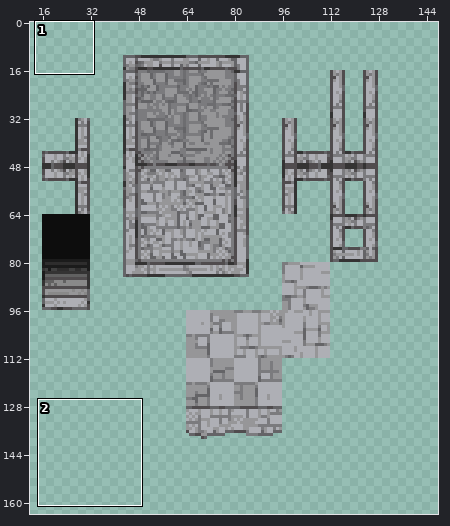
Two versions of one sprite sheet, assets/images/terrains/semi_surface.png. The first picture is a wide view before the edit; the outline marks the close-up.
Close-up. Before:
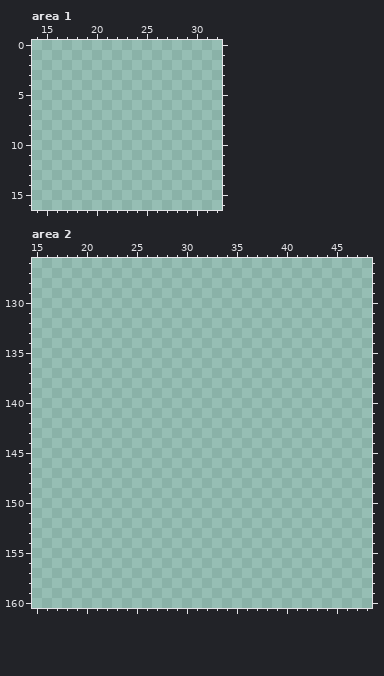
The file is 320x320 pixels. Colours within 5 levels of each other are drawn and written as one. Shown: area 1: x 14..32, y 0..16; area 2: x 15..48, y 126..160. The wide view leaves out empty margins. The commit also changed other parts of the picture, which this record leaves out.
And afterwards:
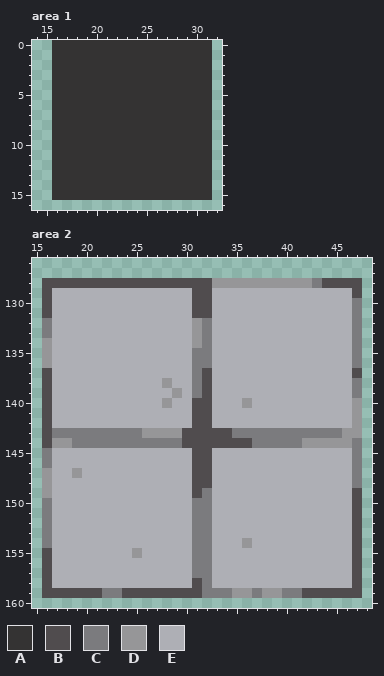
Palette (. is transparent): A #343333  B #504c4e  C #7b7b7e  D #969698  E #aeafb5
From old to new:
--- area 1
@@ x 14..32 @@
- 0 ...................
- 1 ...................
- 2 ...................
- 3 ...................
- 4 ...................
- 5 ...................
- 6 ...................
- 7 ...................
- 8 ...................
- 9 ...................
-10 ...................
-11 ...................
-12 ...................
-13 ...................
-14 ...................
-15 ...................
+ 0 ..AAAAAAAAAAAAAAAA.
+ 1 ..AAAAAAAAAAAAAAAA.
+ 2 ..AAAAAAAAAAAAAAAA.
+ 3 ..AAAAAAAAAAAAAAAA.
+ 4 ..AAAAAAAAAAAAAAAA.
+ 5 ..AAAAAAAAAAAAAAAA.
+ 6 ..AAAAAAAAAAAAAAAA.
+ 7 ..AAAAAAAAAAAAAAAA.
+ 8 ..AAAAAAAAAAAAAAAA.
+ 9 ..AAAAAAAAAAAAAAAA.
+10 ..AAAAAAAAAAAAAAAA.
+11 ..AAAAAAAAAAAAAAAA.
+12 ..AAAAAAAAAAAAAAAA.
+13 ..AAAAAAAAAAAAAAAA.
+14 ..AAAAAAAAAAAAAAAA.
+15 ..AAAAAAAAAAAAAAAA.
 16 ...................
--- area 2
@@ x 15..48 @@
 127 ..................................
-128 ..................................
-129 ..................................
-130 ..................................
-131 ..................................
-132 ..................................
-133 ..................................
-134 ..................................
-135 ..................................
-136 ..................................
-137 ..................................
-138 ..................................
-139 ..................................
-140 ..................................
-141 ..................................
-142 ..................................
-143 ..................................
-144 ..................................
-145 ..................................
-146 ..................................
-147 ..................................
-148 ..................................
-149 ..................................
-150 ..................................
-151 ..................................
-152 ..................................
-153 ..................................
-154 ..................................
-155 ..................................
-156 ..................................
-157 ..................................
-158 ..................................
-159 ..................................
+128 .BBBBBBBBBBBBBBBBBDDDDDDDDDDCBBBB.
+129 .BEEEEEEEEEEEEEEBBEEEEEEEEEEEEEEB.
+130 .BEEEEEEEEEEEEEEBBEEEEEEEEEEEEEEC.
+131 .BEEEEEEEEEEEEEEBBEEEEEEEEEEEEEEC.
+132 .CEEEEEEEEEEEEEEDCEEEEEEEEEEEEEEC.
+133 .CEEEEEEEEEEEEEEDCEEEEEEEEEEEEEEC.
+134 .DEEEEEEEEEEEEEEDCEEEEEEEEEEEEEEC.
+135 .DEEEEEEEEEEEEEECCEEEEEEEEEEEEEEC.
+136 .DEEEEEEEEEEEEEECCEEEEEEEEEEEEEEC.
+137 .BEEEEEEEEEEEEEECBEEEEEEEEEEEEEEB.
+138 .BEEEEEEEEEEEDEECBEEEEEEEEEEEEEEC.
+139 .BEEEEEEEEEEEEDECBEEEEEEEEEEEEEEC.
+140 .BEEEEEEEEEEEDEEBBEEEDEEEEEEEEEED.
+141 .BEEEEEEEEEEEEEEBBEEEEEEEEEEEEEED.
+142 .BEEEEEEEEEEEEEEBBEEEEEEEEEEEEEED.
+143 .BCCCCCCCCCDDDDBBBBBCCCCCCCCCCCDD.
+144 .BDDCCCCCCCCCCCBBBBBBBCCCCCDDDDDC.
+145 .CEEEEEEEEEEEEEEBBEEEEEEEEEEEEEEC.
+146 .CEEEEEEEEEEEEEEBBEEEEEEEEEEEEEEC.
+147 .DEEDEEEEEEEEEEEBBEEEEEEEEEEEEEEC.
+148 .DEEEEEEEEEEEEEEBBEEEEEEEEEEEEEEC.
+149 .DEEEEEEEEEEEEEEBCEEEEEEEEEEEEEEB.
+150 .CEEEEEEEEEEEEEECCEEEEEEEEEEEEEEB.
+151 .CEEEEEEEEEEEEEECCEEEEEEEEEEEEEEB.
+152 .CEEEEEEEEEEEEEECCEEEEEEEEEEEEEEB.
+153 .CEEEEEEEEEEEEEECCEEEEEEEEEEEEEEB.
+154 .CEEEEEEEEEEEEEECCEEEDEEEEEEEEEEB.
+155 .BEEEEEEEEDEEEEECCEEEEEEEEEEEEEEB.
+156 .BEEEEEEEEEEEEEECCEEEEEEEEEEEEEEB.
+157 .BEEEEEEEEEEEEEECCEEEEEEEEEEEEEEB.
+158 .BEEEEEEEEEEEEEEBCEEEEEEEEEEEEEEB.
+159 .BBBBBBCCBBBBBBBBCCCDDCDDCCBBBBBB.
 160 ..................................
Boxes around the changes in both close-ups, in picture pixels (x1, y1, x2, y2):
added: (52, 40, 212, 200)
added: (42, 278, 362, 598)
